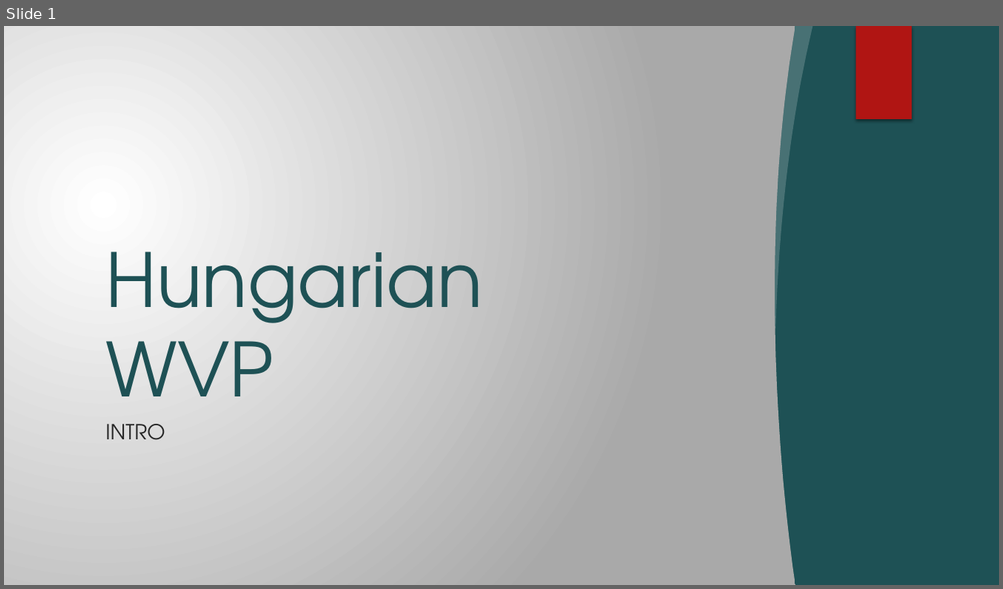
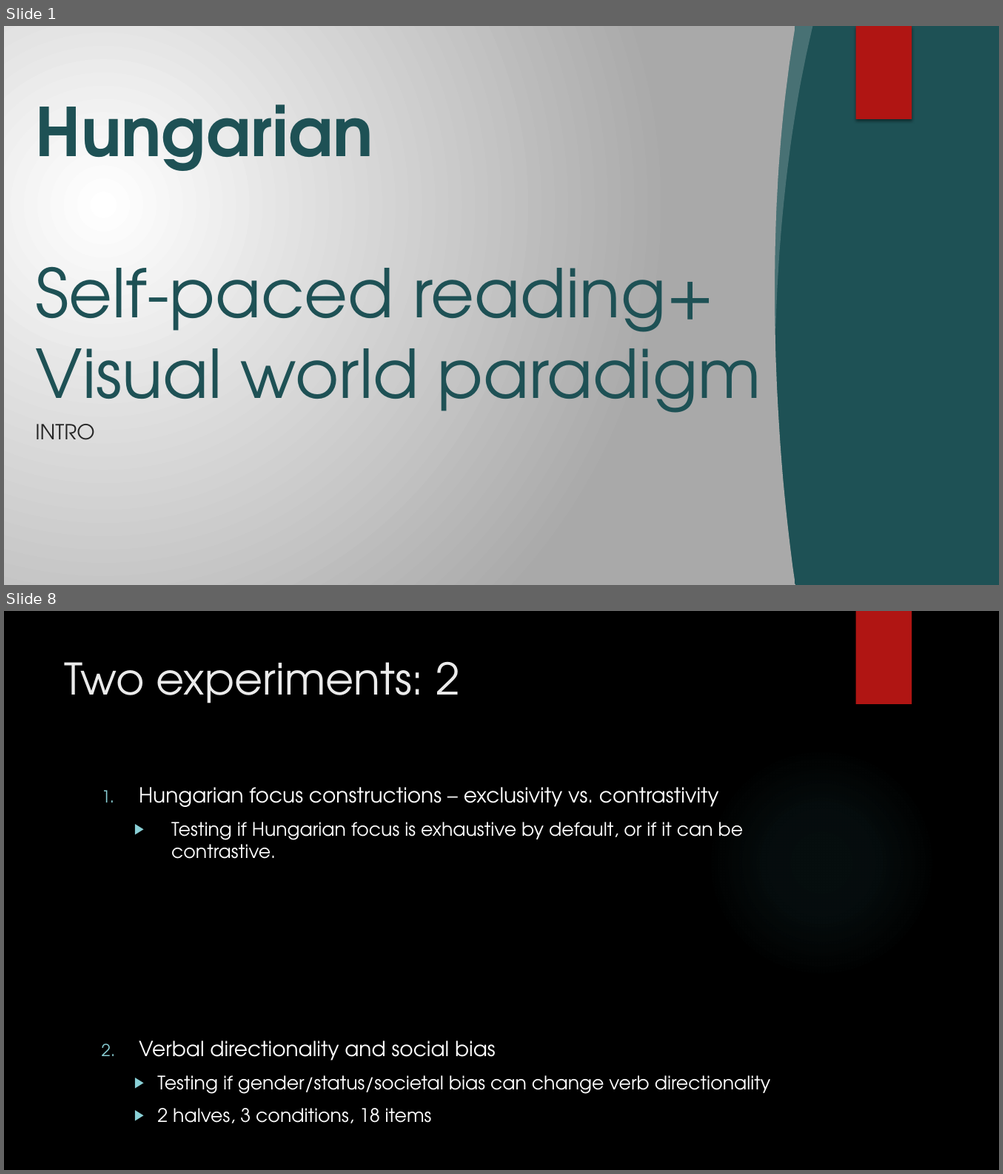
Before and after one commit to partigabor/pcibex-hun, a slide deck: hun.pptx. Shown one above the other, each under a label of ours: slide 1 before the commit, slides 1 and 8 after it; the slides between them are not shown. The pictures are 1003x589 and 1003x1174 pixels, drawn with LibreOffice and Linux fonts; fonts in the diff are those of the drawing; background and template pictures are left out. Boxes give left, top, right and bottom in pixels: in the first picture for what was removed or moved away, otherwise in the second. Text is boxed around its words. In the diff, an @@ line names an element or a change of style, - is before the commit and + after.

```diff
--- a/hun.pptx
+++ b/hun.pptx
@@ slide 8 added at <box>4,611,999,1170</box>, background picture (left out) @@
@@ rectangle added at <box>855,611,911,704</box>, fill #B01513 @@
@@ title added at <box>64,661,461,703</box>, 42 pt, text #EBEBEB @@
+Two experiments: 2
@@ ellipse added at <box>706,748,936,977</box>, fill gradient #50B9C1 @@
@@ text added at <box>139,787,771,1124</box>, 18 pt, text #FFFFFF @@
+1. Hungarian focus constructions – exclusivity vs. contrastivity
+  ▶ Testing if Hungarian focus is exhaustive by default, or if it can be contrastive.
+2. Verbal directionality and social bias
+  ▶ Testing if gender/status/societal bias can change verb directionality
+  ▶ 2 halves, 3 conditions, 18 items
@@ slide 1 changed as well @@
@@ title at <box>35,104,760,429</box>: text changed; size 72 to 64.8 pt @@
-Hungarian WVP
+Hungarian
+Self-paced reading+
+Visual world paradigm
@@ subtitle "INTRO": place and size @@
-subtitle "INTRO" at <box>105,424,165,440</box>
+subtitle "INTRO" at <box>35,424,94,440</box>
```
Also in this commit, not shown: 1 other slide changed, 16 other slides added, 2 slides removed, 1 other file.
